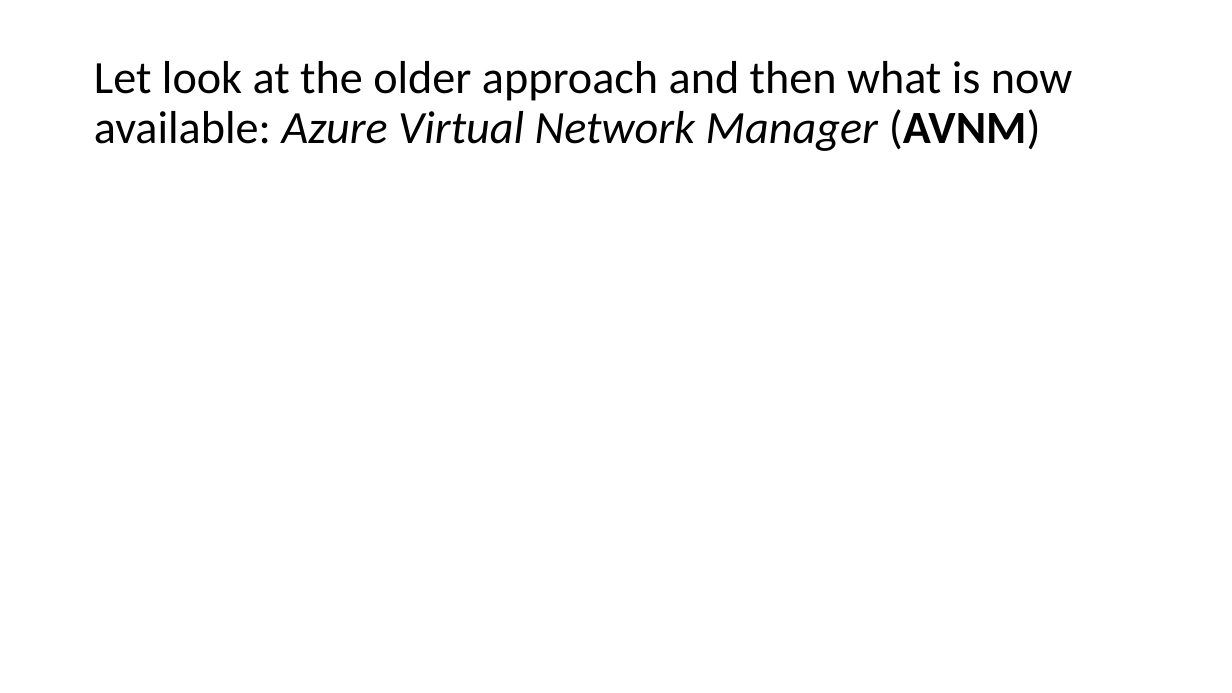
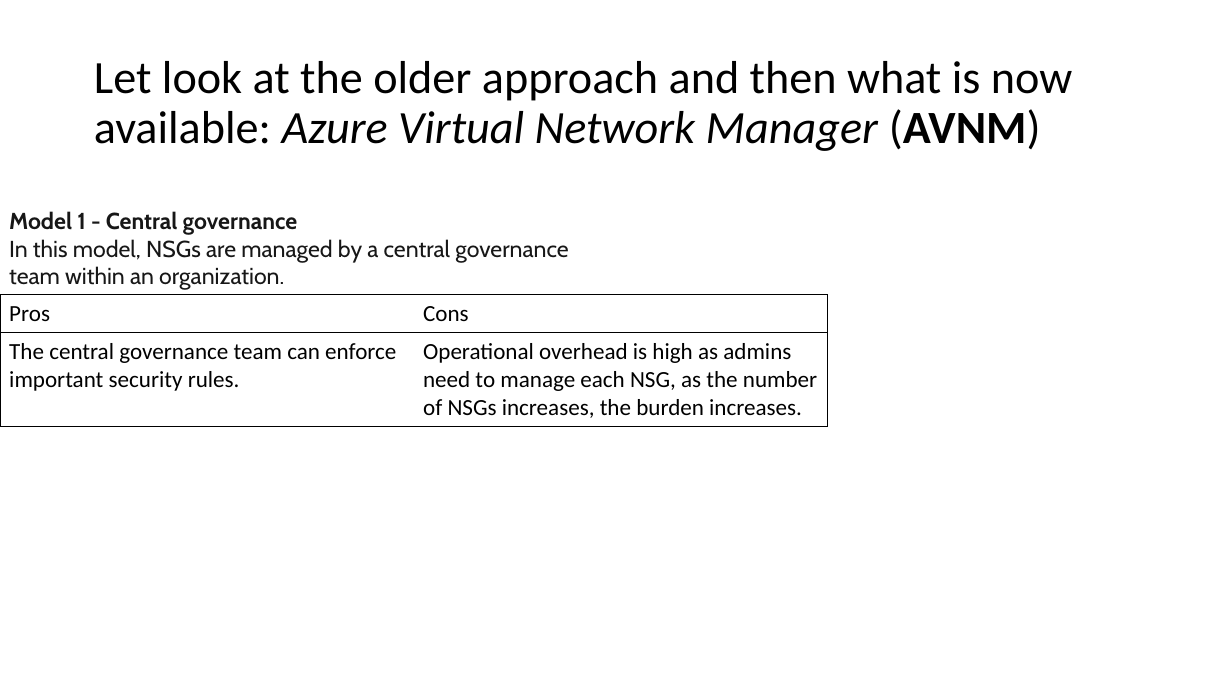
Before and after one commit to swiftsolves-msft/decks, a slide deck: slide 2 of Enterprise NSG Enforcement.pptx. Drawn at 1232x693 pixels with LibreOffice and Linux fonts; fonts in the diff are those of the drawing. Boxes give left, top, right and bottom in pixels: in the first picture for what was removed or moved away, otherwise in the second. Text is boxed around its words. In the diff, an @@ line names an element or a change of style, - is before the commit and + after.

```diff
--- a/Enterprise NSG Enforcement.pptx
+++ b/Enterprise NSG Enforcement.pptx
@@ text added at [9,211,568,290], 18 pt, text #171717 @@
+Model 1 - Central governance
+In this model, NSGs are managed by a central governance team within an organization.
@@ table added at [0,295,828,452], 2 rows, 2 columns @@
+Pros | Cons
+The central governance team can enforce important security rules. | Operational overhead is high as admins need to manage each NSG, as the number of NSGs increases, the burden increases.
```
Also in this commit, not shown: 1 other slide changed, 6 slides added.
